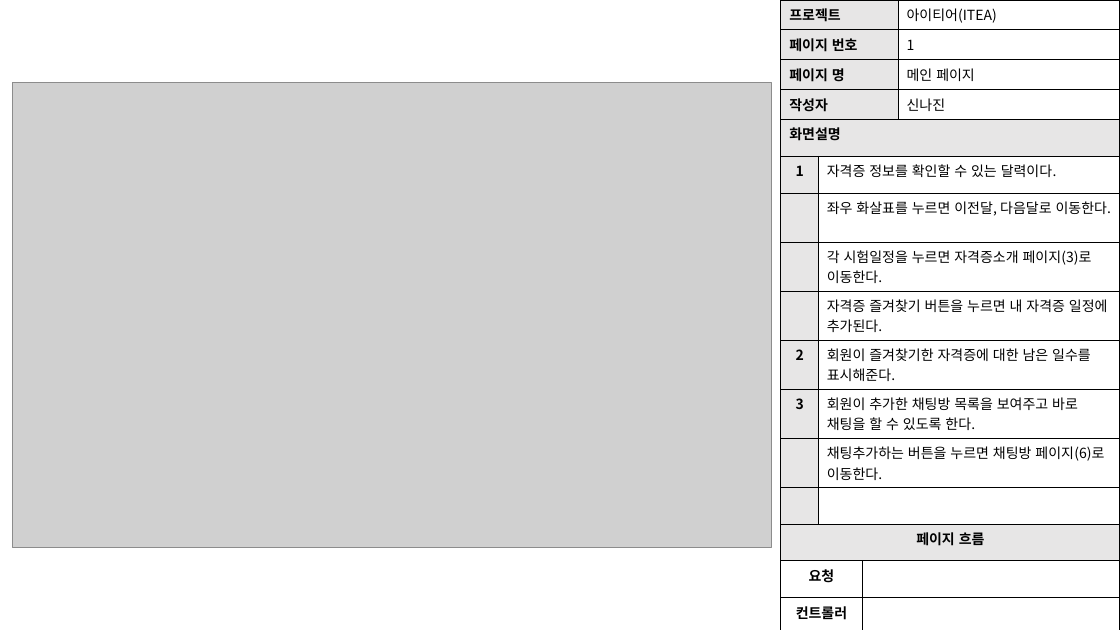
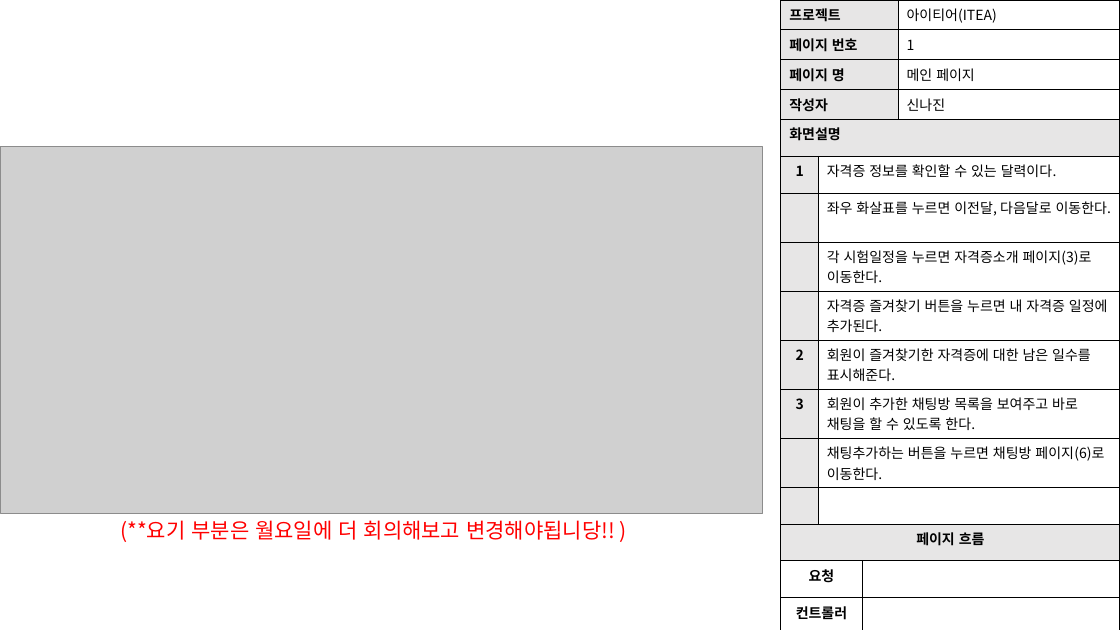
Before and after one commit to skwls2087/itea, a slide deck: slide 4 of 추가자료/스토리보드/스토리보드.pptx (slide 5 before the commit). Drawn at 1120x630 pixels with LibreOffice and Linux fonts; fonts in the diff are those of the drawing; grey boxes stand for pictures. Boxes give left, top, right and bottom in pixels: in the first picture for what was removed or moved away, otherwise in the second. Text is boxed around its words. In the diff, an @@ line names an element or a change of style, - is before the commit and + after.

```diff
--- a/추가자료/스토리보드/스토리보드.pptx
+++ b/추가자료/스토리보드/스토리보드.pptx
@@ picture: place and size @@
-picture at <box>13,82,771,548</box>
+picture at <box>0,147,762,513</box>
@@ text added at <box>120,520,615,542</box>, 18 pt, text #FF0000 @@
+(**요기 부분은 월요일에 더 회의해보고 변경해야됩니당!! )
```
Also in this commit, not shown: 2 other slides changed, 16 slides removed, 23 other files.
